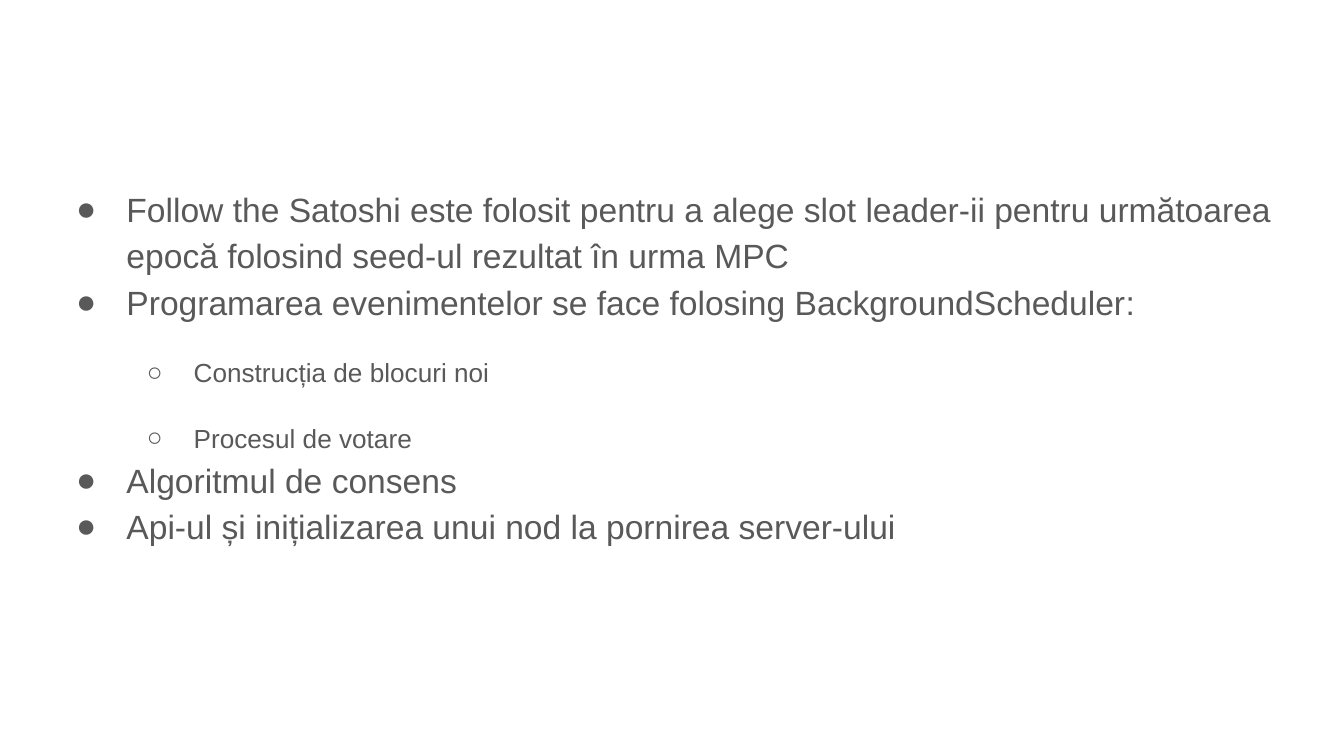
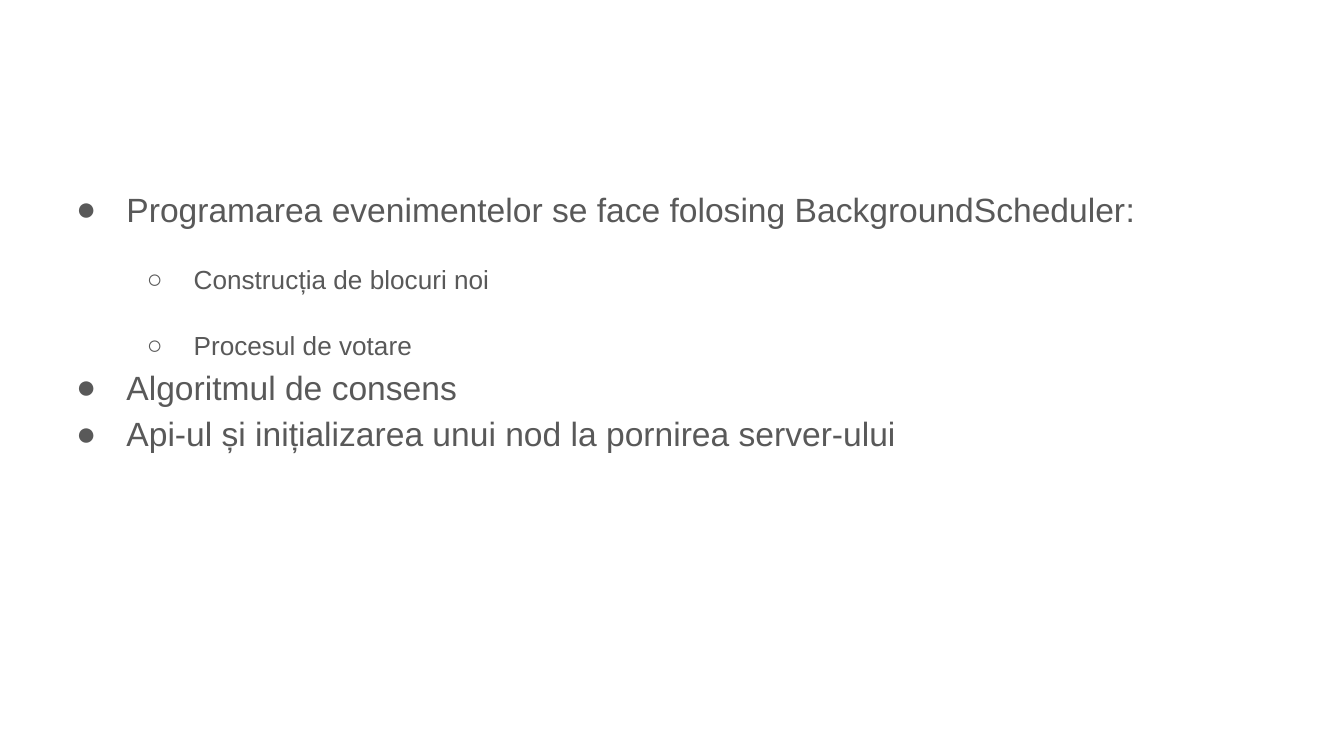
Before and after one commit to cosminchiriac97/ouroboros, a slide deck: slide 9 of Prezentare.pptx (slide 8 before the commit). Drawn at 1344x756 pixels with LibreOffice and Linux fonts; fonts in the diff are those of the drawing. Boxes give left, top, right and bottom in pixels: in the first picture for what was removed or moved away, otherwise in the second. Text is boxed around its words. In the diff, an @@ line names an element or a change of style, - is before the commit and + after.

```diff
--- a/Prezentare.pptx
+++ b/Prezentare.pptx
@@ text at (x1=126, y1=197, x2=1271, y2=274): paragraph removed @@
-● Follow the Satoshi este folosit pentru a alege slot leader-ii pentru următoarea epocă folosind seed-ul rezultat în urma MPC
```
Also in this commit, not shown: 6 other slides changed, 1 slide added, 1 other file.
